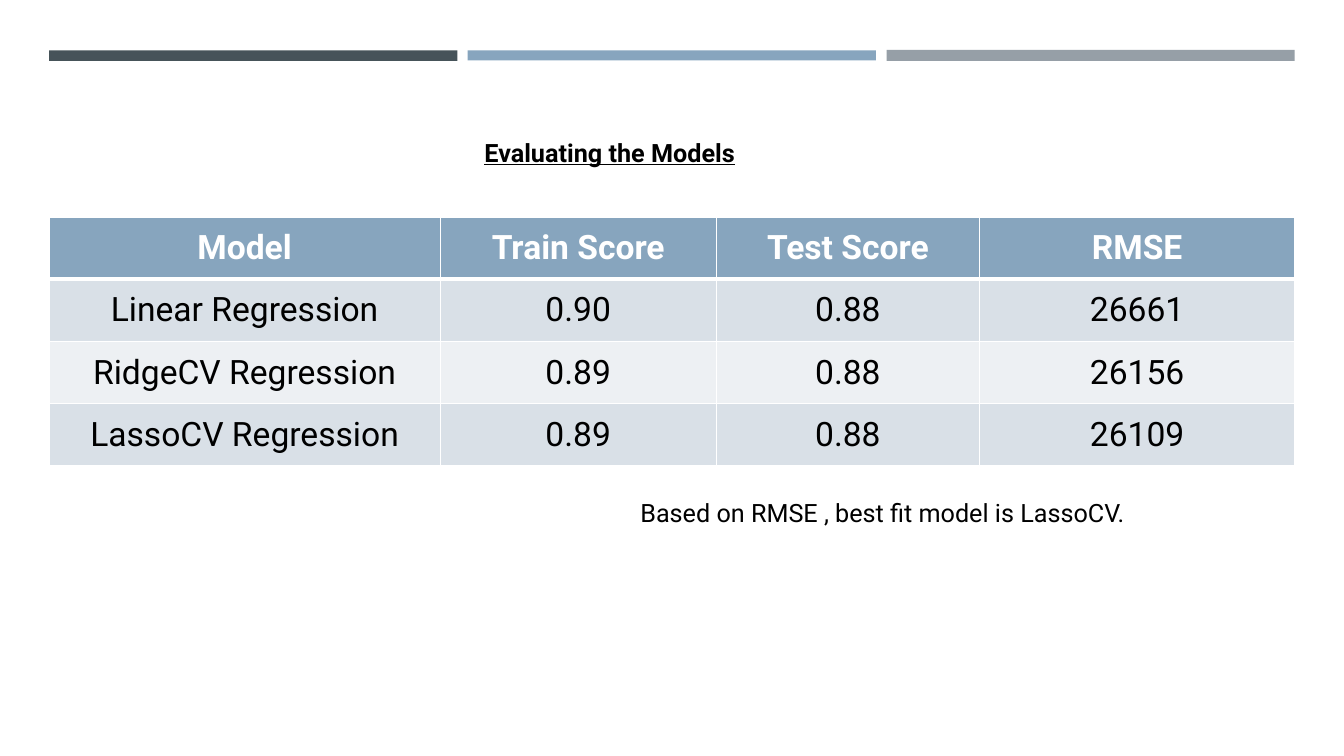
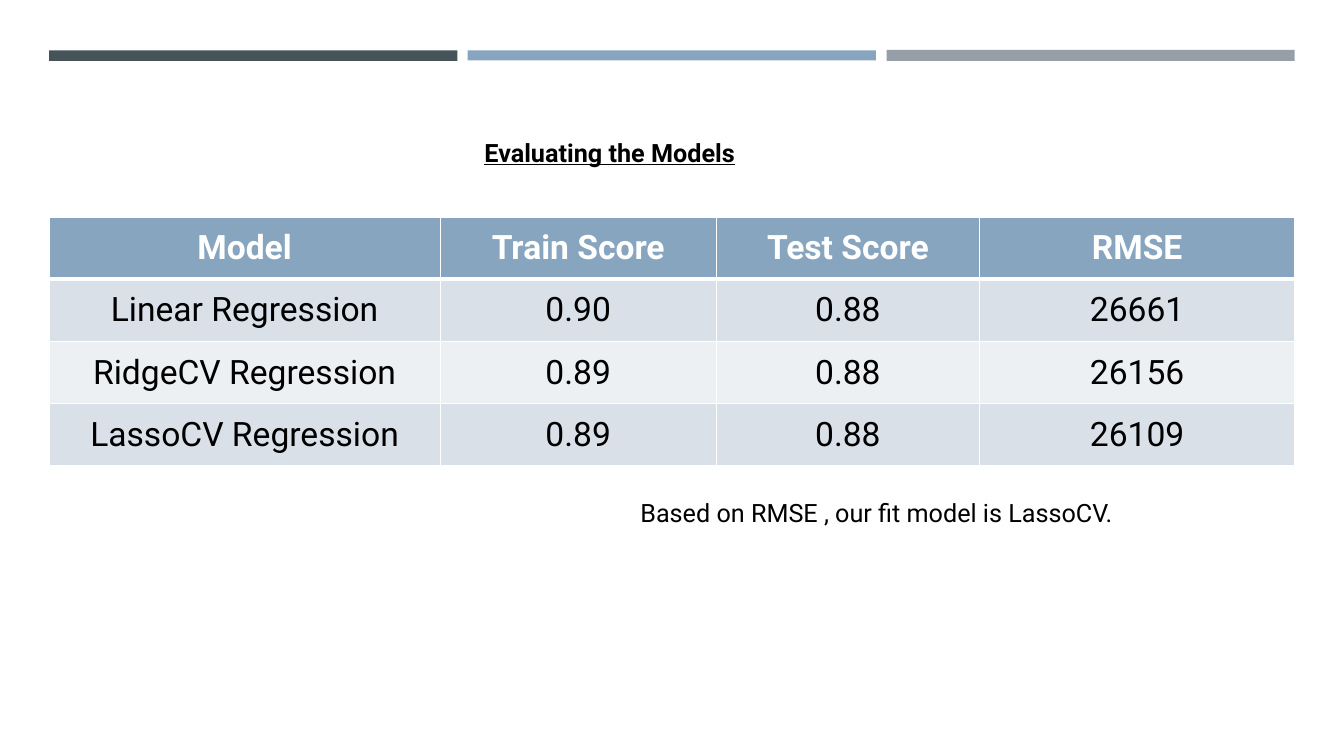
Before and after one commit to vaishnavibrungi/ames_iowa, a slide deck: slide 9 of Project 2.pptx (slide 10 before the commit). Drawn at 1344x756 pixels with LibreOffice and Linux fonts; fonts in the diff are those of the drawing. Boxes give left, top, right and bottom in pixels: in the first picture for what was removed or moved away, otherwise in the second. Text is boxed around its words. In the diff, an @@ line names an element or a change of style, - is before the commit and + after.

```diff
--- a/Project 2.pptx
+++ b/Project 2.pptx
@@ text at [640,503,1112,523]: text changed @@
-Based on RMSE , best fit model is LassoCV.
+Based on RMSE , our fit model is LassoCV.
```
Also in this commit, not shown: 2 other slides changed, 1 slide removed, 3 other files.
